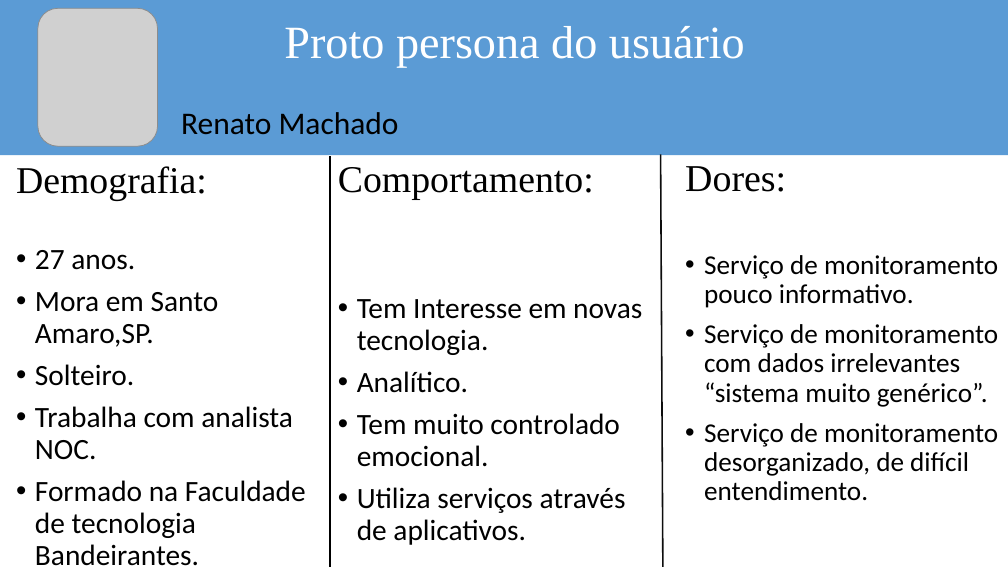
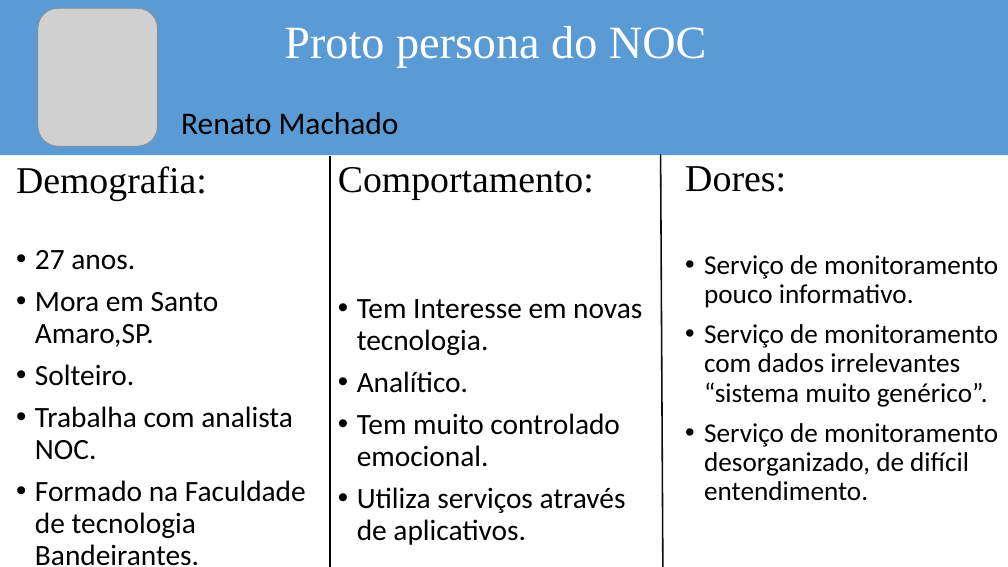
Before and after one commit to BandTec/Data-Source, a slide deck: slide 2 of documentacao/proto-persona.pptx. Drawn at 1008x567 pixels with LibreOffice and Linux fonts; fonts in the diff are those of the drawing; grey boxes stand for pictures. Boxes give left, top, right and bottom in pixels: in the first picture for what was removed or moved away, otherwise in the second. Text is boxed around its words. In the diff, an @@ line names an element or a change of style, - is before the commit and + after.

Commit message:
Alteração no Proto-persona.

```diff
--- a/documentacao/proto-persona.pptx
+++ b/documentacao/proto-persona.pptx
@@ text at (284, 26, 706, 67): text changed @@
-Proto persona do usuário
+Proto persona do NOC
```
Also in this commit, not shown: 4 other files.
